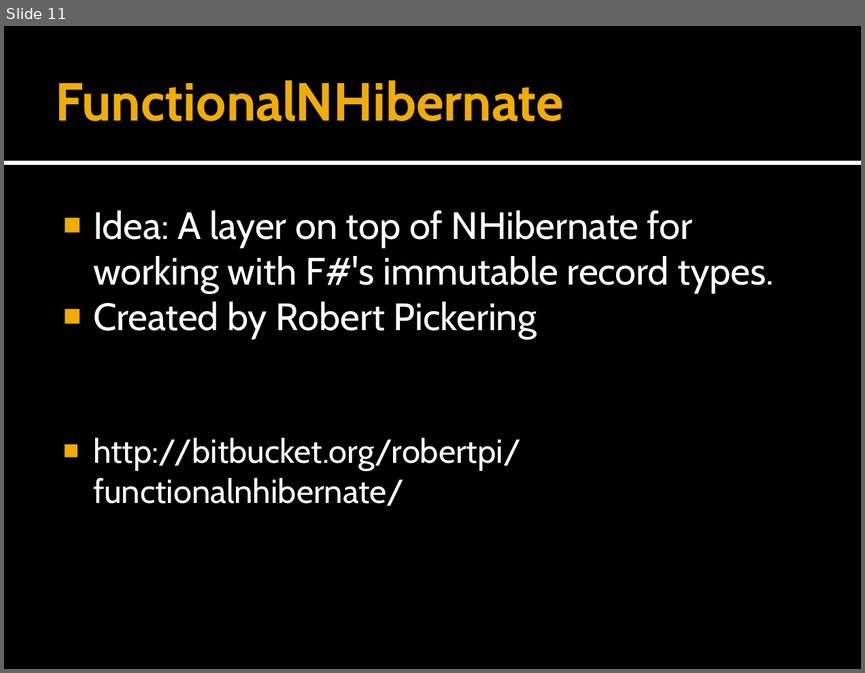
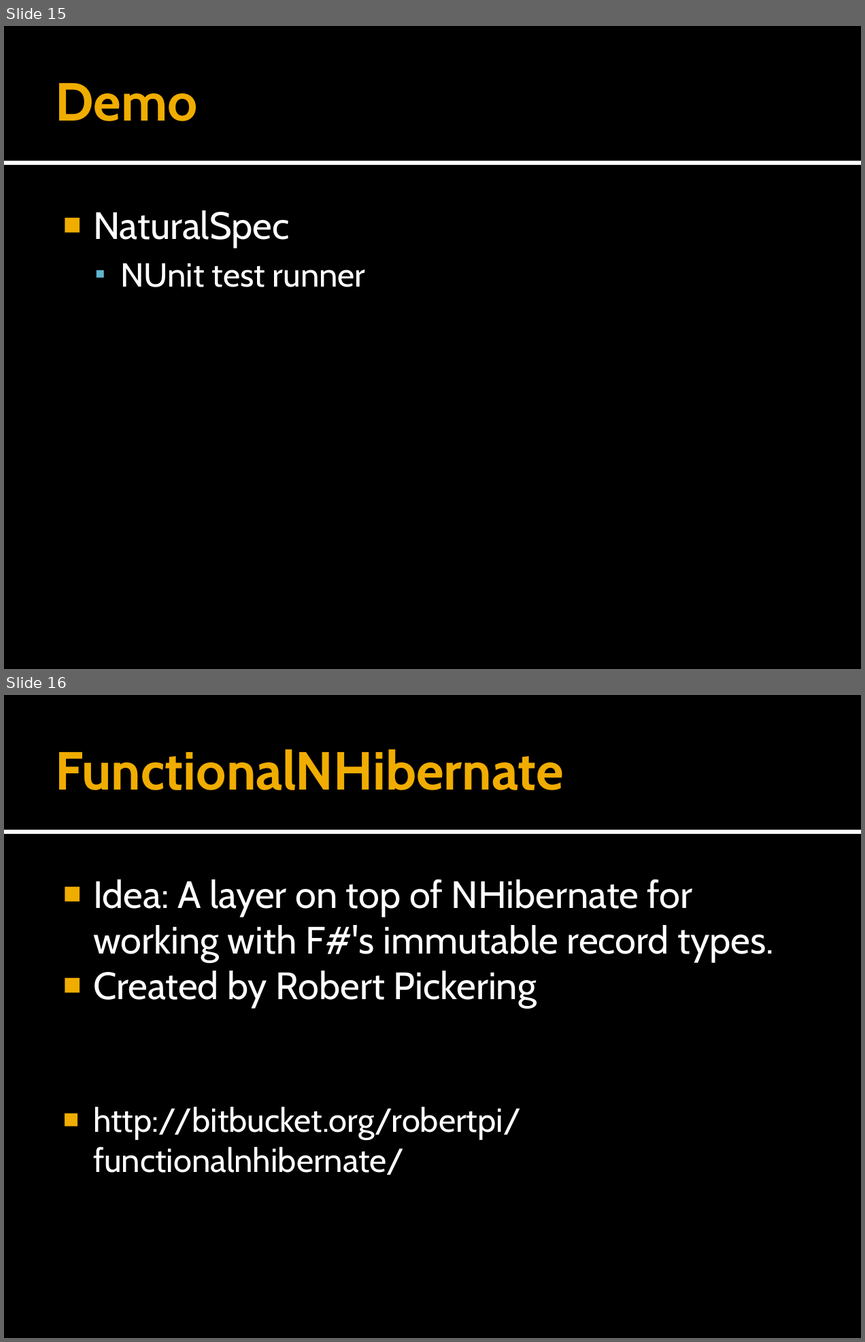
Before and after one commit to forki/TechEdTalk, a slide deck: Meeting.pptx. Shown one above the other, each under a label of ours: slide 11 before the commit, slides 15 and 16 after it. The pictures are 865x673 and 865x1342 pixels, drawn with LibreOffice and Linux fonts; fonts in the diff are those of the drawing. Boxes give left, top, right and bottom in pixels: in the first picture for what was removed or moved away, otherwise in the second. Text is boxed around its words. In the diff, an @@ line names an element or a change of style, - is before the commit and + after.

```diff
--- a/Meeting.pptx
+++ b/Meeting.pptx
@@ slide 15 added at (4, 26, 861, 669), background #000000; not listed: 2 template elements that a slide beside it also shows @@
@@ title added at (56, 83, 198, 121), 45 pt, text #F0AD00, bold @@
+Demo
@@ text added at (93, 210, 366, 287), 28 pt, text #FFFFFF @@
+■ NaturalSpec
+  ▪ NUnit test runner
@@ what was slide 11 is now slide 16 @@
```
Also in this commit, not shown: 9 slides changed, 5 other slides added.
